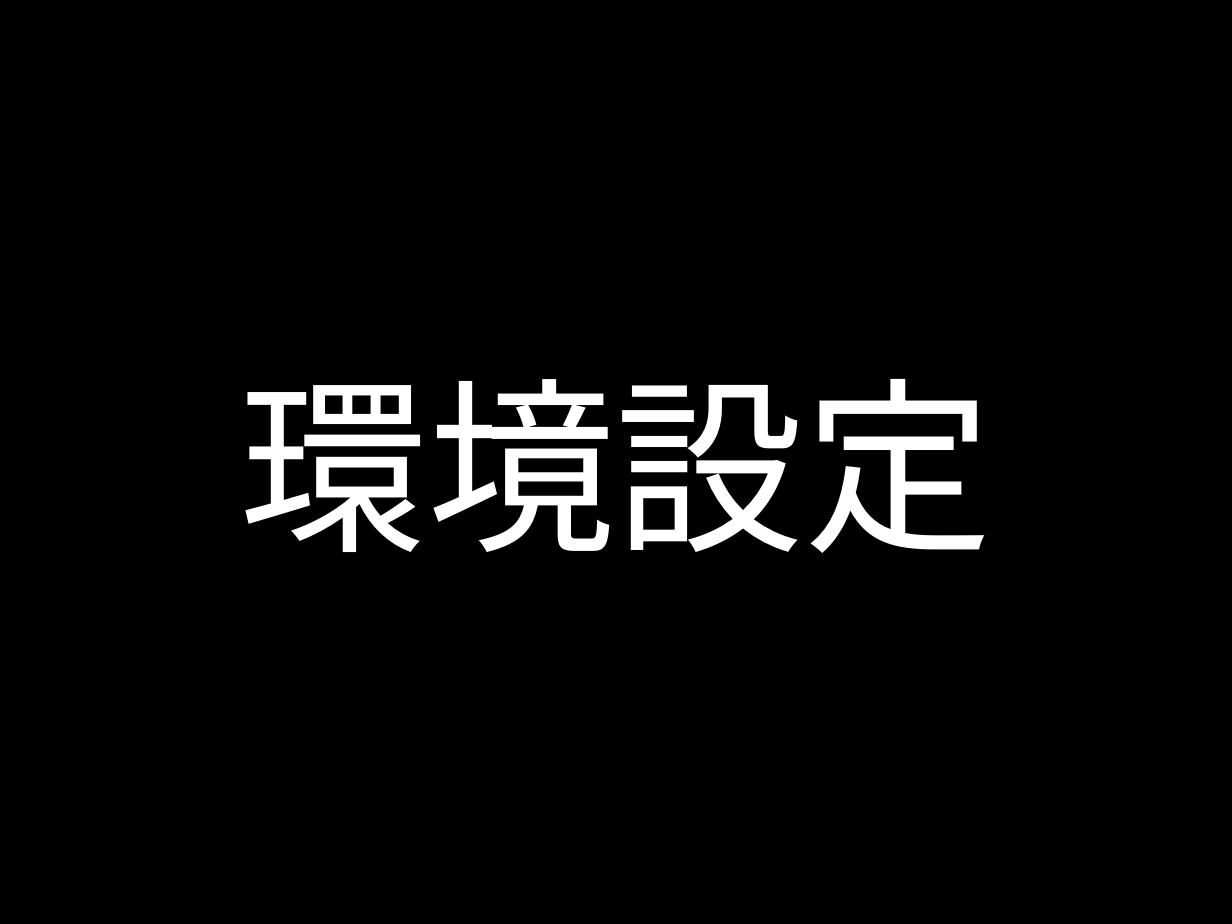
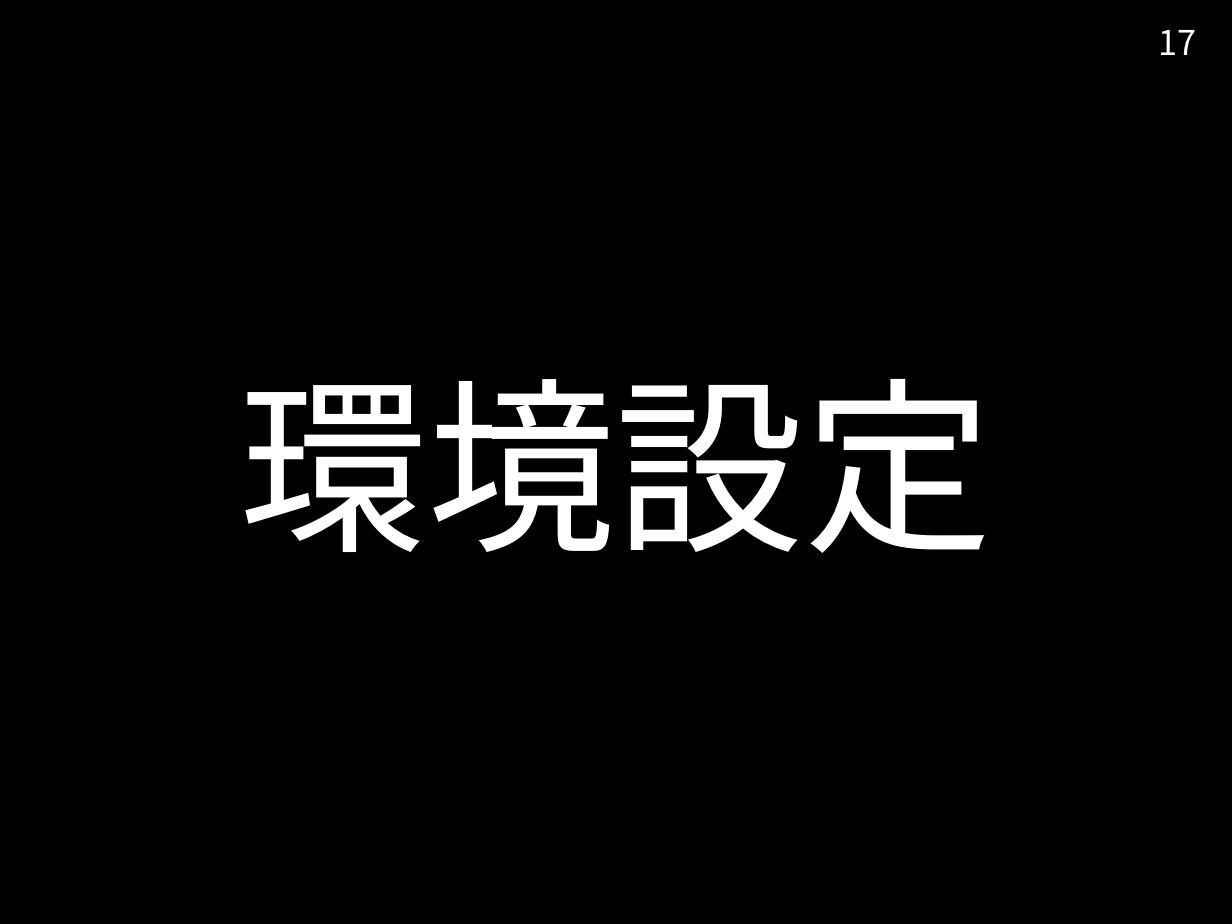
Before and after one commit to TetsuyaNegishi/Eigen_Seminar_2015_11_04, a slide deck: slide 17 of Eigen_Seminar_slide.pptx (slide 15 before the commit). Drawn at 1232x924 pixels with LibreOffice and Linux fonts; fonts in the diff are those of the drawing; background and template pictures are left out. Boxes give left, top, right and bottom in pixels: in the first picture for what was removed or moved away, otherwise in the second. Text is boxed around its words. In the diff, an @@ line names an element or a change of style, - is before the commit and + after.

```diff
--- a/Eigen_Seminar_slide.pptx
+++ b/Eigen_Seminar_slide.pptx
@@ page number added at bbox=[1159, 30, 1197, 55], 20 pt, text #FFFFFF @@
+17
```
Also in this commit, not shown: 14 other slides changed, 15 slides added, 3 slides removed.
